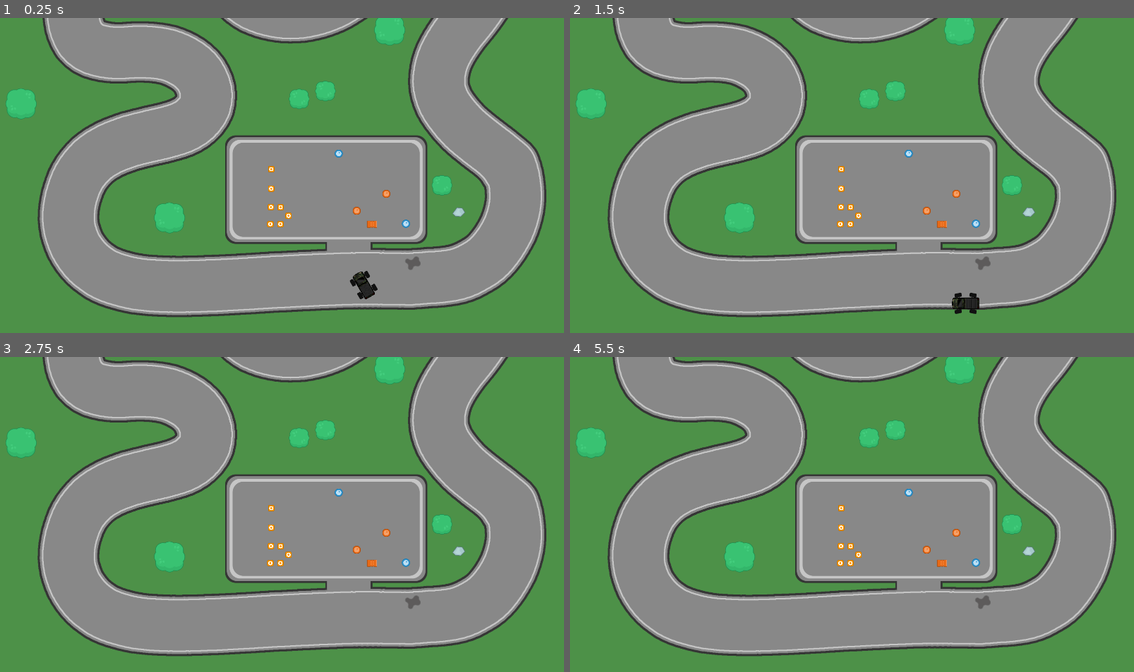
Above: before the commit, frames 1-4 (two rows, left to right).
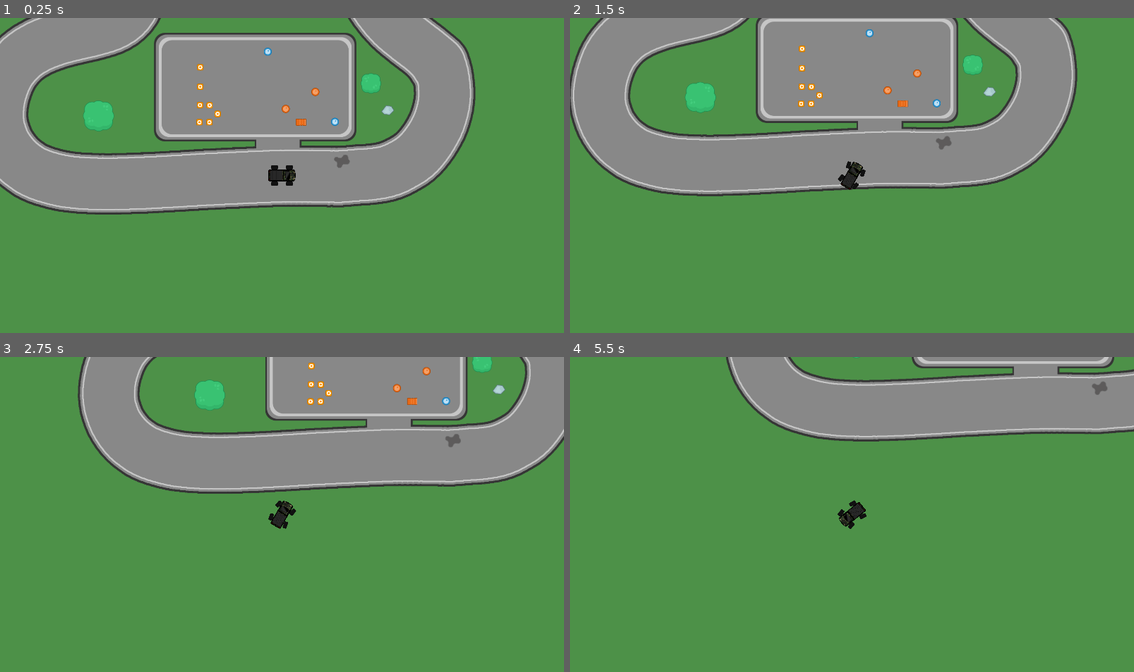
Above: after the commit, the same moments.

Repository: fswienty/godot-wheeled-vehicle-template
Game: Godot game, scene res://World.tscn
The game is run twice, just before and just after one commit, with the same random seed, the same clock (stepped at 60 frames per second) and the same inputs.
Inputs:
- Up to frame 1 (0.25 s): no input
- Up to frame 2 (1.5 s): tap Enter at 0.5 s; hold D (steer_right) 0.53-1.28 s; hold S (decelerate) 0.53-1.28 s; hold A (steer_left) from 1.28 s (still down); tap S (decelerate) at 1.35 s
- Up to frame 3 (2.75 s): release A (steer_left) at 2.03 s; hold D (steer_right) from 2.03 s (still down); hold S (decelerate) from 2.03 s (still down)
- Up to frame 4 (5.5 s): release D (steer_right) at 2.78 s; release S (decelerate) at 2.78 s; hold W (accelerate) 2.78-3.53 s; tap S (decelerate) at 2.85, 4.35 s; hold S (decelerate) 3.53-4.28 s; hold A (steer_left) from 3.53 s (still down); hold S (decelerate) from 5.03 s (still down)

The runs differ from the first frame. In frame 1, 55% of the frame differs, in the area x 0-97%, y 0-96%; in frame 2, 58%; in frame 3, 59%; in frame 4, 61%, in the area x 1-100%, y 0-96%.

Commit message:
Camera follows vehicles
removed Camera2D from world scene

Added a Camera2D inside each vehicle scene and marked as current camera.

Issues may arise if two vehicles are placed in world scene during runtime.

Diff:
--- a/Vehicles/12x12.tscn
+++ b/Vehicles/12x12.tscn
@@ -141,3 +141,7 @@
 position = Vector2( 0, 1.081 )
 z_index = 2
 shape = SubResource( 2 )
+
+[node name="Camera2D" type="Camera2D" parent="."]
+current = true
+zoom = Vector2( 2, 2 )
--- a/Vehicles/Bike.tscn
+++ b/Vehicles/Bike.tscn
@@ -49,3 +49,7 @@
 [node name="CollisionShape2D" type="CollisionShape2D" parent="."]
 z_index = 2
 shape = SubResource( 2 )
+
+[node name="Camera2D" type="Camera2D" parent="."]
+current = true
+zoom = Vector2( 2, 2 )
--- a/Vehicles/Car.tscn
+++ b/Vehicles/Car.tscn
@@ -58,3 +58,7 @@
 [node name="CollisionShape2D" type="CollisionShape2D" parent="."]
 z_index = 2
 shape = SubResource( 2 )
+
+[node name="Camera2D" type="Camera2D" parent="."]
+current = true
+zoom = Vector2( 2, 2 )
--- a/Vehicles/Forklift.tscn
+++ b/Vehicles/Forklift.tscn
@@ -57,3 +57,7 @@
 position = Vector2( 0, -9.26 )
 z_index = 2
 shape = SubResource( 2 )
+
+[node name="Camera2D" type="Camera2D" parent="."]
+current = true
+zoom = Vector2( 2, 2 )
--- a/Vehicles/Truck.tscn
+++ b/Vehicles/Truck.tscn
@@ -71,3 +71,7 @@
 position = Vector2( 0, 1.081 )
 z_index = 2
 shape = SubResource( 2 )
+
+[node name="Camera2D" type="Camera2D" parent="."]
+current = true
+zoom = Vector2( 2, 2 )
--- a/Vehicles/Vehicle.gd
+++ b/Vehicles/Vehicle.gd
@@ -24,11 +24,11 @@
 	get_tree().set_group(wheel_group, "center_steering", center_steering)
 
 
-func _process(delta):
+func _process(_delta):
 	right = global_transform.x.normalized()
 
 
-func _physics_process(delta):
+func _physics_process(_delta):
 	# acceleration input
 	var drive_input = 0
 	if Input.is_action_pressed("accelerate"):
--- a/Vehicles/Wheel.gd
+++ b/Vehicles/Wheel.gd
@@ -19,14 +19,14 @@
 onready var linear_velocity = global_position - last_position
 
 
-func _process(delta):
+func _process(_delta):
 	# update direction unit vectors and position vector relative to body
 	forward = -(global_transform.y.normalized())
 	right = global_transform.x.normalized()
 	player_to_wheel = global_position - vehicle.global_position
 
 
-func _physics_process(delta):
+func _physics_process(_delta):
 	# get approximate velocity vector
 	linear_velocity = global_position - last_position
 	last_position = global_position
--- a/World.tscn
+++ b/World.tscn
@@ -21,6 +21,7 @@
 texture = ExtResource( 1 )
 
 [node name="Track" type="Sprite" parent="."]
+position = Vector2( 0, -4.20483 )
 scale = Vector2( 2, 2 )
 texture = ExtResource( 2 )
 
@@ -118,17 +119,6 @@
 position = Vector2( 389.877, 700.738 )
 texture = ExtResource( 6 )
 
-[node name="Camera2D" type="Camera2D" parent="."]
-position = Vector2( 1.82727, 851.151 )
-current = true
-zoom = Vector2( 2, 2 )
-process_mode = 0
-smoothing_speed = 20.0
-drag_margin_left = 0.0
-drag_margin_top = 0.0
-drag_margin_right = 0.0
-drag_margin_bottom = 0.0
-
 [node name="Truck" parent="." instance=ExtResource( 11 )]
-position = Vector2( 560.441, 1602.62 )
-rotation = 5.75958
+position = Vector2( 487.329, 1549.87 )
+rotation = 1.5708
